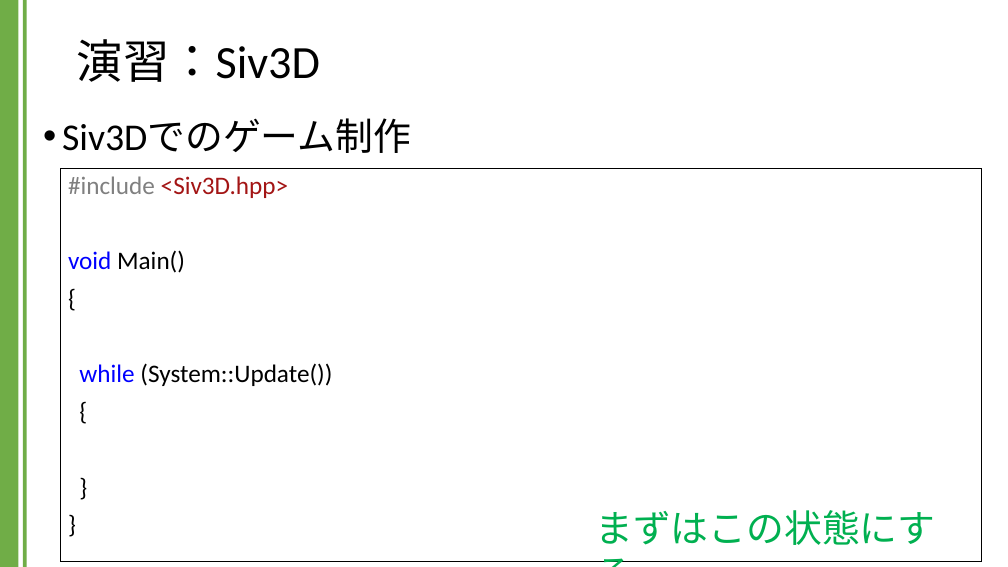
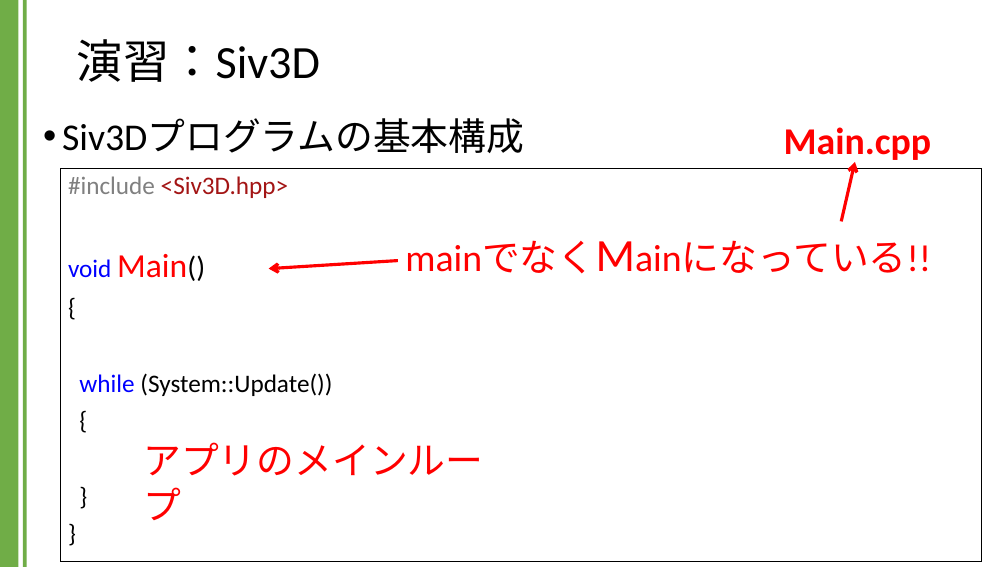
Before and after one commit to kic-murata/cpp2024, a slide deck: slide 11 of 授業資料/演習課題：Siv3D.pptx (slide 9 before the commit). Drawn at 1008x567 pixels with LibreOffice and Linux fonts; fonts in the diff are those of the drawing; background and template pictures are left out. Boxes give left, top, right and bottom in pixels: in the first picture for what was removed or moved away, otherwise in the second. Text is boxed around its words. In the diff, an @@ line names an element or a change of style, - is before the commit and + after.

```diff
--- a/授業資料/演習課題：Siv3D.pptx
+++ b/授業資料/演習課題：Siv3D.pptx
@@ text at box(62, 118, 524, 153): text changed @@
-• Siv3Dでのゲーム制作
+• Siv3Dプログラムの基本構成
@@ text added at box(784, 127, 932, 163), 36 pt, text #FF0000, bold @@
+Main.cpp
@@ arrow added from (842, 222) to (855, 162), #FF0000 3 pt @@
@@ text added at box(398, 222, 983, 285), 36 pt, text #FF0000 @@
+mainでなくMainになっている!!
@@ text in rectangle at box(68, 254, 187, 278): size 24 to 32 pt, size 24 to 28 pt, text colour #000000 to #FF0000 in "Main()" @@
@@ arrow added from (398, 261) to (268, 268), #FF0000 3 pt @@
@@ text added at box(143, 442, 483, 476), 36 pt, text #FF0000 @@
+アプリのメインループ
@@ text removed at box(595, 510, 935, 545) @@
-まずはこの状態にする
```
Also in this commit, not shown: 13 other slides changed, 7 slides added.
